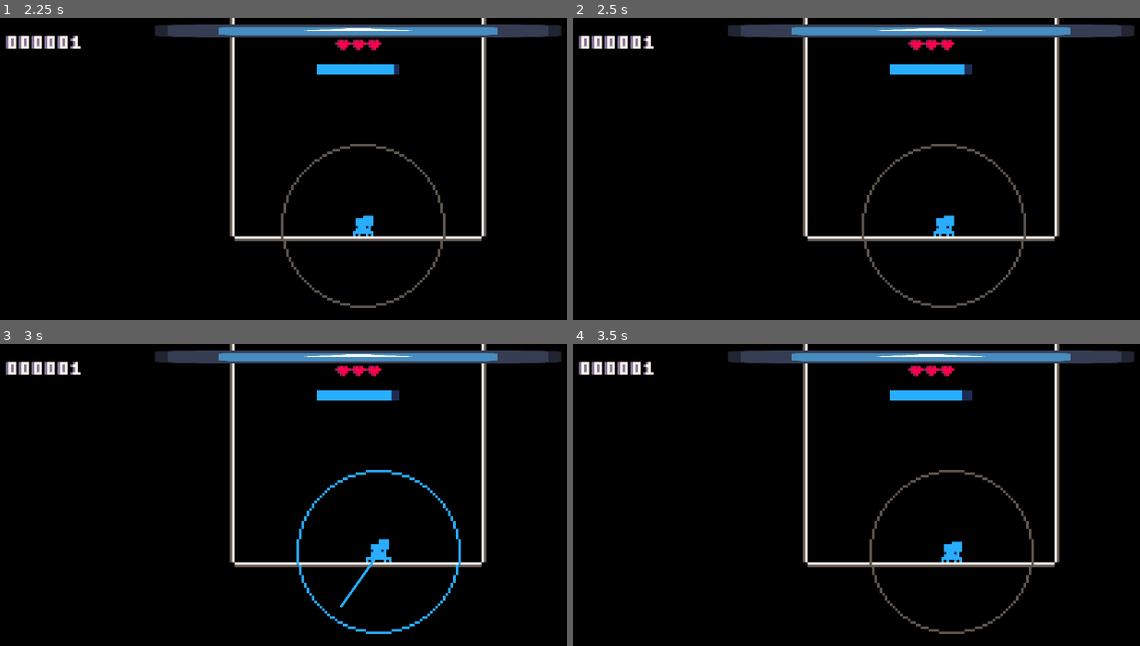
Above: before the commit, frames 1-4 (two rows, left to right).
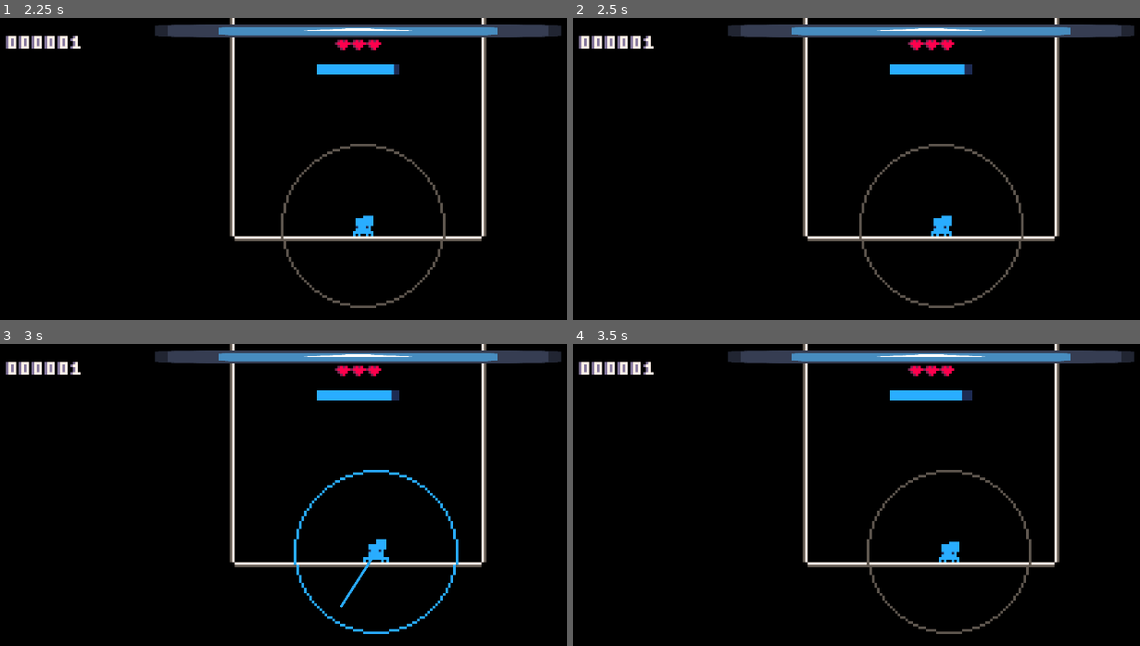
Above: after the commit, the same moments.

Repository: Flamenccio/spider-jump
Game: Godot game, scene res://game.tscn
Two runs of this game, one before a commit and one after it. Both use one fixed random seed, a clock stepped at 60 frames per second and the inputs below. The engine's default icon, where the game draws it, is replaced by a stand-in: a white triangle on a blue panel in a dark square.
Inputs (mouse positions are in pixels of both pictures, inside the frame that each line leads up to):
- Up to frame 1 (2.25 s): tap Enter at 0.5 s; move the mouse to (521, 205) at 0.52 s; press the mouse at (521, 205) at 0.53 s; hold D (move_right) 0.53-1.25 s; release the mouse at (521, 205) at 1.25 s; drag from (209, 247) to (357, 226) at 1.27 s; move the mouse to (430, 135) at 2.02 s; hold D (move_right) from 2.03 s (still down); tap Delete at 2.1 s
- Up to frame 2 (2.5 s): keep holding D (move_right)
- Up to frame 3 (3 s): release D (move_right) at 2.75 s; drag from (323, 633) to (379, 552) at 2.77 s
- Up to frame 4 (3.5 s): no input

Frame 1 is identical in both runs. In frame 2, 1.2% of the frame differs, in the area x 50-80%, y 41-97%; in frame 3, 1.4%, in the area x 51-82%, y 41-97%; in frame 4, 1.1%.

Commit message:
nerf crawl speed again

Diff:
--- a/scenes/player.tscn
+++ b/scenes/player.tscn
@@ -347,7 +347,7 @@
 [node name="Crawl" type="Node" parent="StateMachine" node_paths=PackedStringArray("_player")]
 script = ExtResource("11_fulsm")
 _player = NodePath("../..")
-_move_speed = 12.0
+_move_speed = 10.0
 
 [node name="Entry" type="Node" parent="StateMachine"]
 script = ExtResource("12_qfm1y")
